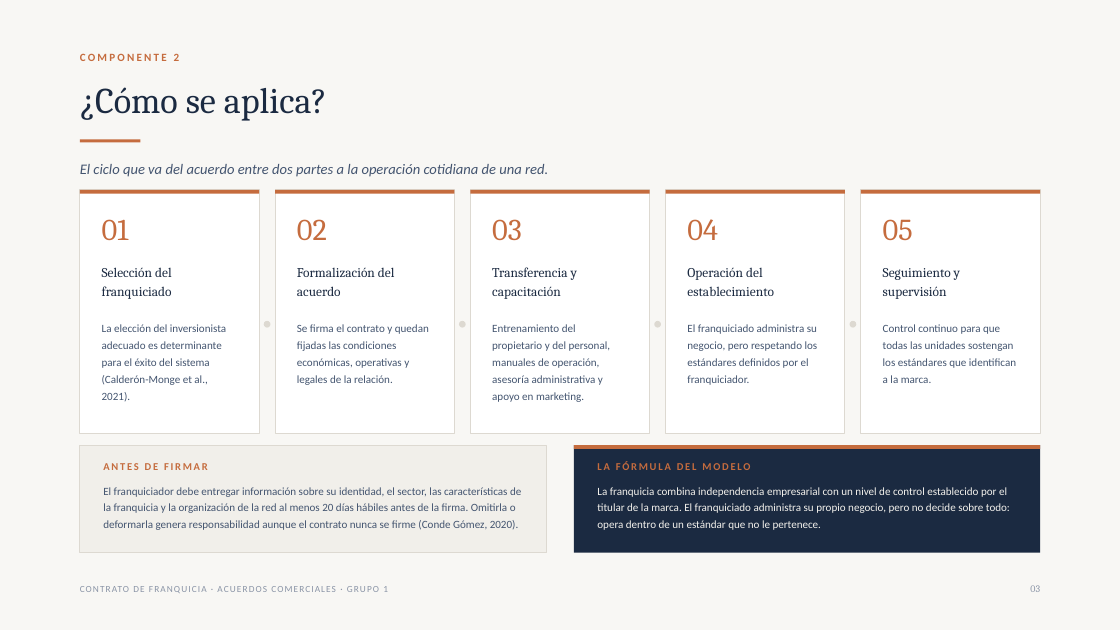
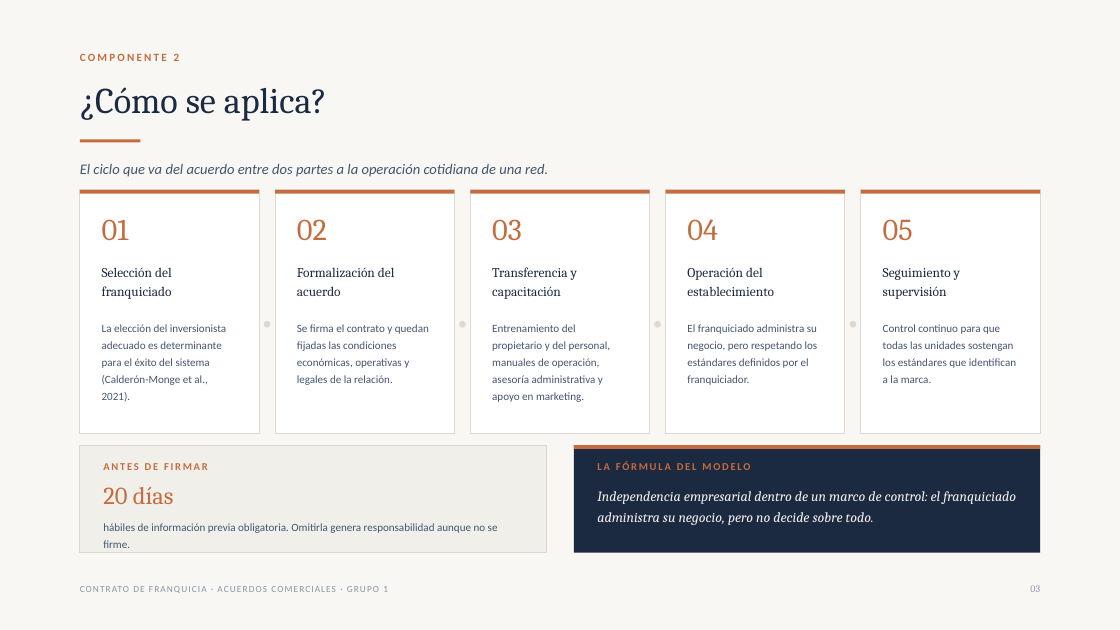
Before and after one commit to loqueiraop/hola, a slide deck: slide 3 of Contrato de Franquicia - Grupo 1.pptx. Drawn at 1120x630 pixels with LibreOffice and Linux fonts; fonts in the diff are those of the drawing. Boxes give left, top, right and bottom in pixels: in the first picture for what was removed or moved away, otherwise in the second. Text is boxed around its words. In the diff, an @@ line names an element or a change of style, - is before the commit and + after.

```diff
--- a/Contrato de Franquicia - Grupo 1.pptx
+++ b/Contrato de Franquicia - Grupo 1.pptx
@@ text at [103,487,174,504]: text changed; size 9.5 to 21 pt; font Calibri to Cambria; text colour #445570 to #C56C3E @@
-El franquiciador debe entregar información sobre su identidad, el sector, las características de la franquicia y la organización de la red al menos 20 días hábiles antes de la firma. Omitirla o deformarla genera responsabilidad aunque el contrato nunca se firme (Conde Gómez, 2020).
+20 días
@@ text at [597,491,1016,525]: text changed; size 9.5 to 12 pt; font Calibri to Cambria; italic on @@
-La franquicia combina independencia empresarial con un nivel de control establecido por el titular de la marca. El franquiciado administra su propio negocio, pero no decide sobre todo: opera dentro de un estándar que no le pertenece.
+Independencia empresarial dentro de un marco de control: el franquiciado administra su negocio, pero no decide sobre todo.
@@ text added at [103,523,498,548], 9.5 pt, text #445570 @@
+hábiles de información previa obligatoria. Omitirla genera responsabilidad aunque no se firme.
```
Also in this commit, not shown: 4 other slides changed, 1 other file.
